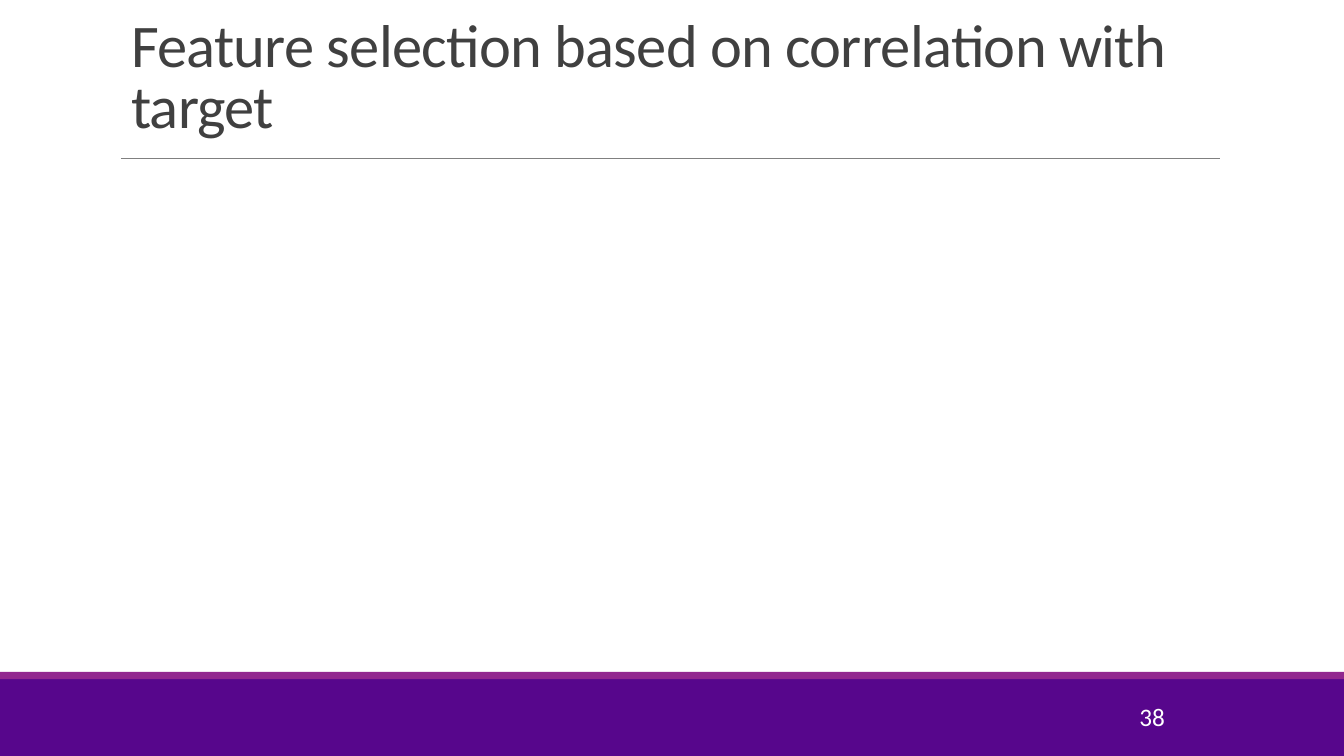
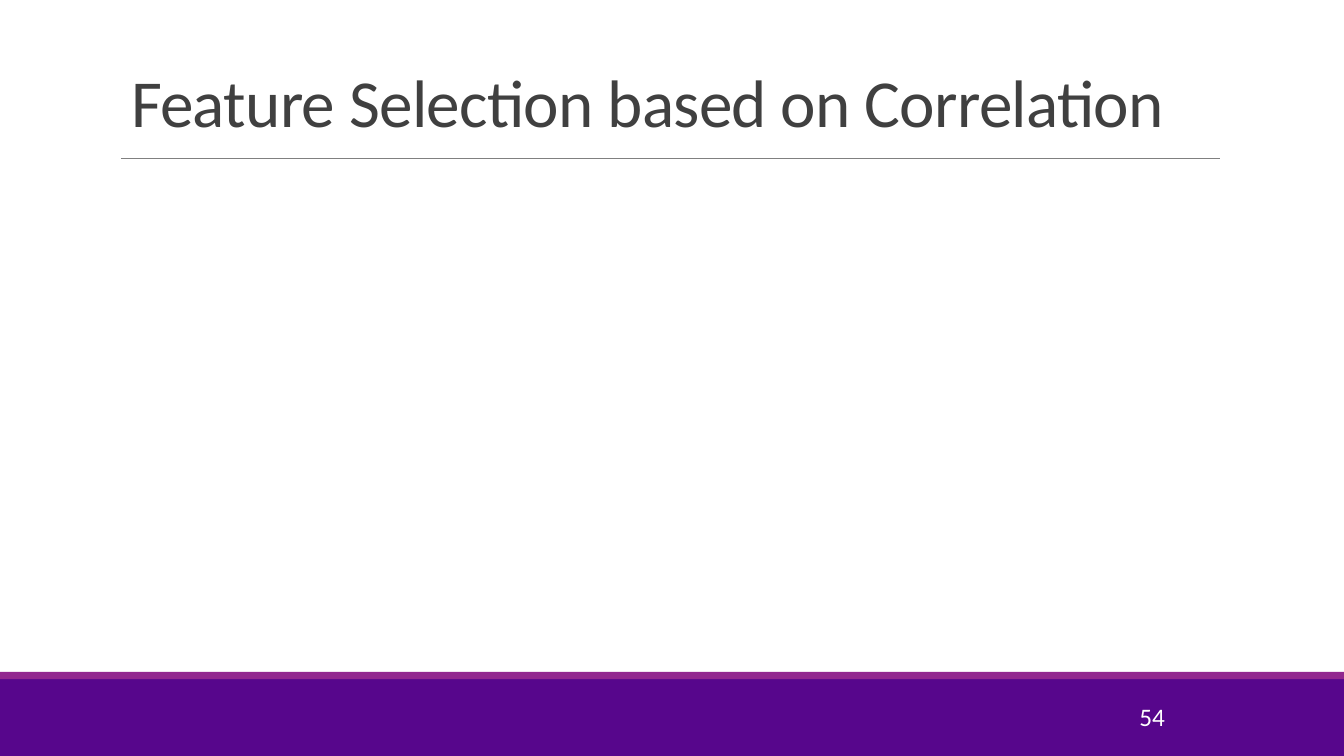
Before and after one commit to joshzzl/introml, a slide deck: slide 54 of lectures/Lect04_ModelSelection.pptx (slide 38 before the commit). Drawn at 1344x756 pixels with LibreOffice and Linux fonts; fonts in the diff are those of the drawing; grey boxes stand for pictures; background and template pictures are left out. Boxes give left, top, right and bottom in pixels: in the first picture for what was removed or moved away, otherwise in the second. Text is boxed around its words. In the diff, an @@ line names an element or a change of style, - is before the commit and + after.

Commit message:
Updated the model selection and multi-variable slides.

```diff
--- a/lectures/Lect04_ModelSelection.pptx
+++ b/lectures/Lect04_ModelSelection.pptx
@@ title at [131, 80, 1164, 128]: text changed; size 43.2 to 48 pt @@
-Feature selection based on correlation with target
+Feature Selection based on Correlation
@@ page number at [1139, 709, 1165, 726]: text changed @@
-38
+54
```
Also in this commit, not shown: 15 other slides changed, 16 slides added, 1 slide removed, 13 other files.
